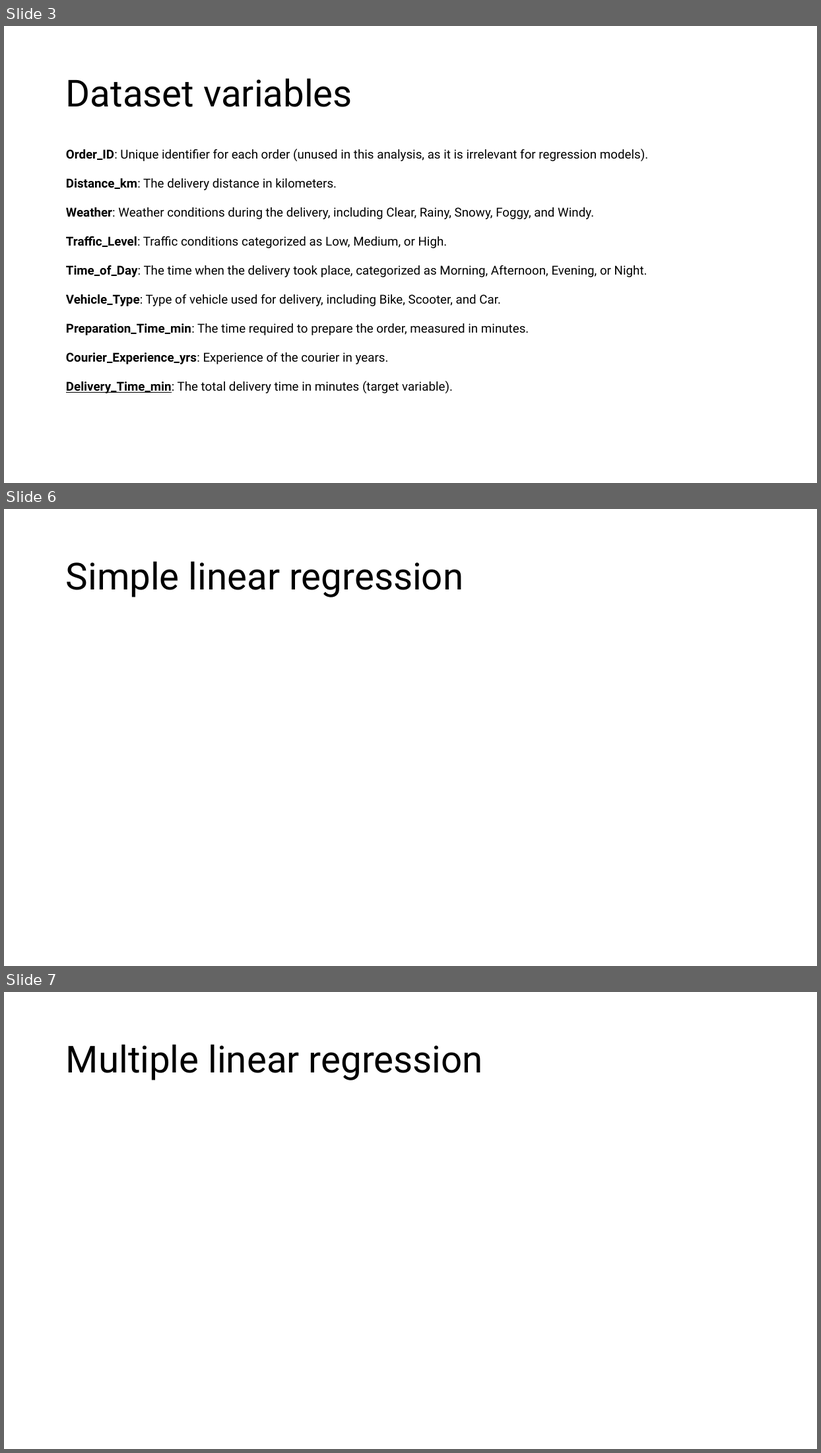
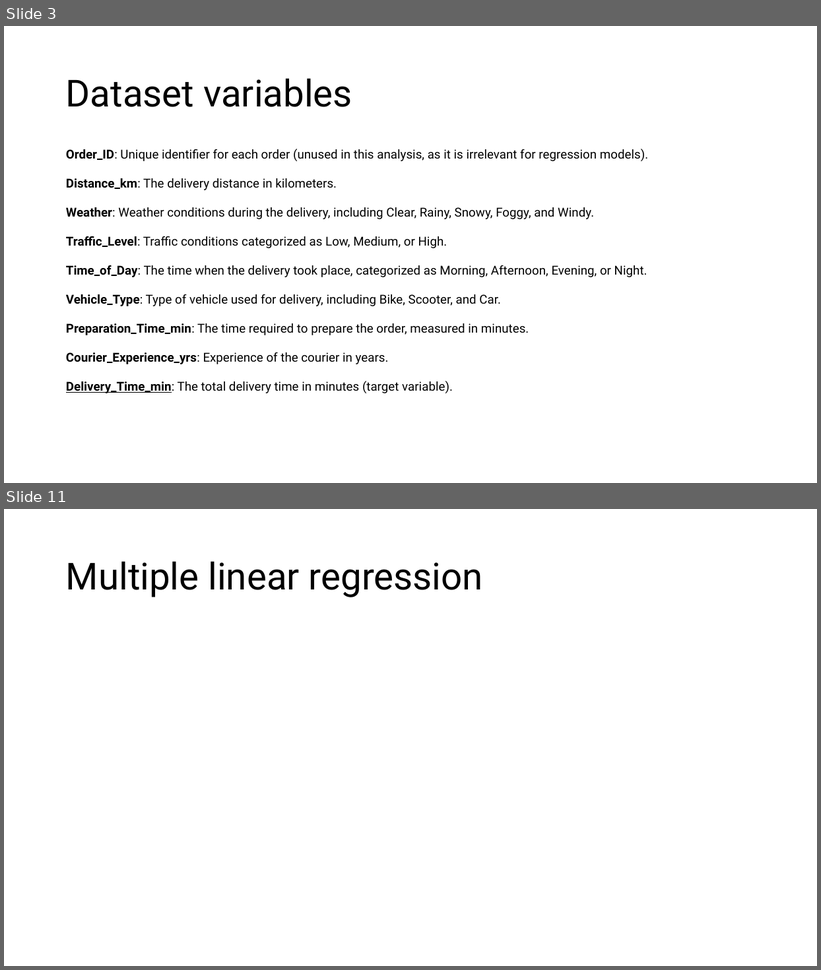
Before and after one commit to DanieleGotti/Food_Delivery_Time_Prediction, a slide deck: Presentazione_progetto.pptx. Shown one above the other, each under a label of ours: slides 3, 6 and 7 before the commit, slides 3 and 11 after it; the slides between them are not shown. The pictures are 821x1453 and 821x970 pixels, drawn with LibreOffice and Linux fonts; fonts in the diff are those of the drawing. Boxes give left, top, right and bottom in pixels: in the first picture for what was removed or moved away, otherwise in the second. Text is boxed around its words. In the diff, an @@ line names an element or a change of style, - is before the commit and + after.

```diff
--- a/Presentazione_progetto.pptx
+++ b/Presentazione_progetto.pptx
@@ slide 6 removed at (x1=4, y1=509, x2=817, y2=966), background #FFFFFF @@
@@ title removed at (x1=66, y1=561, x2=463, y2=597) @@
-Simple linear regression
@@ what was slide 7 is now slide 11 @@
```
Also in this commit, not shown: 3 slides changed, 5 slides added, 2 other files.
